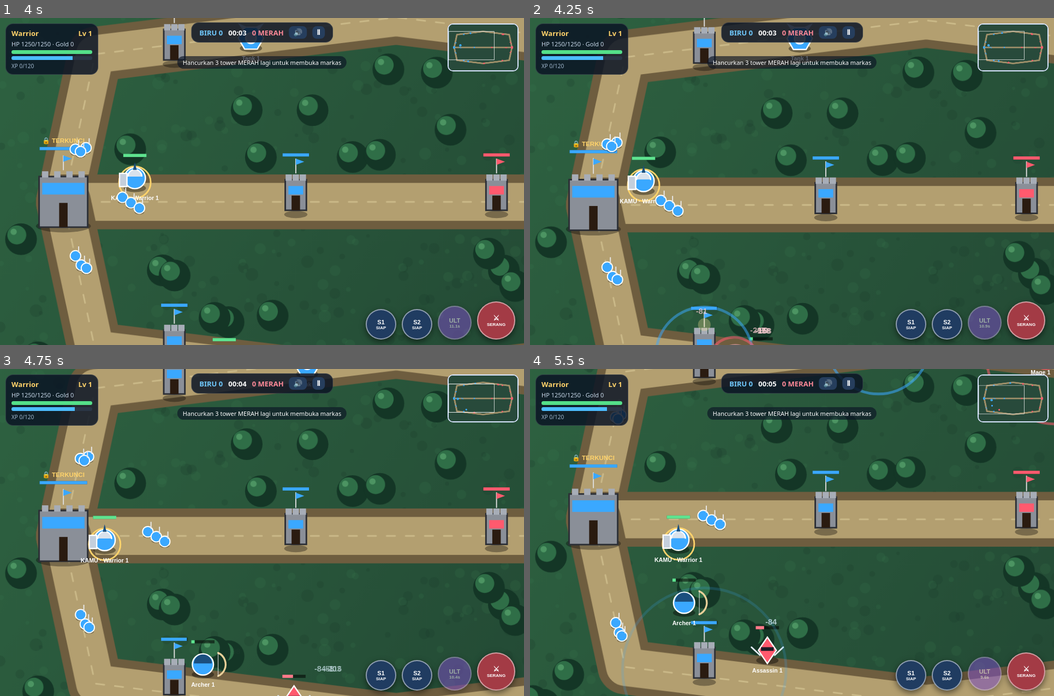
Above: before the commit, frames 1-4 (two rows, left to right).
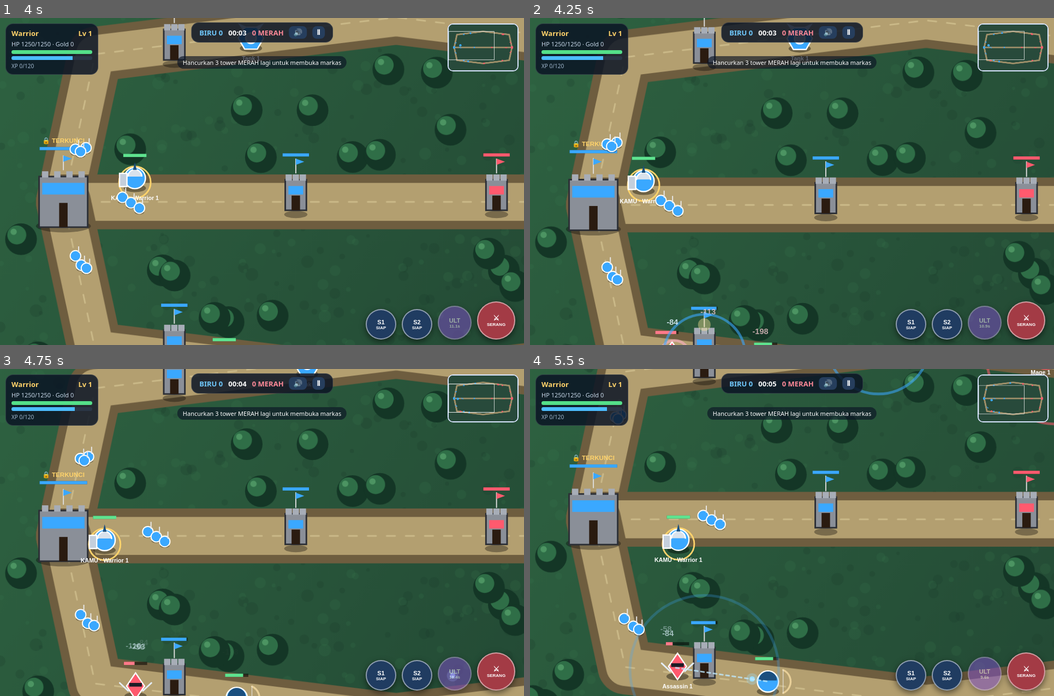
Above: after the commit, the same moments.

Repository: vexelkang-cell/gamepai
Game: browser game, page games/vexel-legend-2-arena/index.html
Two runs of this game, one before a commit and one after it. Both use one fixed random seed, a clock stepped at 60 frames per second and the inputs below.
Inputs:
- Up to frame 1 (4 s): click "MULAI PERTANDINGAN" at 0.27 s; hold Right 1.03-1.53 s; tap Space every 0.5 s from 1.1 to 3.6 s; hold Down 1.58-1.85 s; hold Left 1.9-2.47 s; hold Up 2.52-2.82 s; hold Right 2.87-3.53 s; hold Up 3.58-3.82 s; hold Left from 3.87 s (still down)
- Up to frame 2 (4.25 s): keep holding Left; tap Space at 4.1 s
- Up to frame 3 (4.75 s): release Left at 4.3 s; hold Down 4.35-4.68 s; tap Space at 4.6 s; hold Right from 4.73 s (still down)
- Up to frame 4 (5.5 s): tap Space at 5.1 s; release Right at 5.23 s; hold Down from 5.28 s (still down)

Frame 1 is identical in both runs. In frame 2, 0.7% of the frame differs, in the area x 23-92%, y 12-100%; in frame 3, 1.2%; in frame 4, 2.6%, in the area x 15-90%, y 11-100%.

Commit message:
Set Assassin ultimate dash range to 190

Diff:
--- a/games/vexel-legend-2-arena/index.html
+++ b/games/vexel-legend-2-arena/index.html
@@ -90,7 +90,7 @@
  Warrior:{hp:1250,dmg:95,spd:200,rng:80,mp:300,role:'Petarung Depan',desc:'Tahan pukulan dan maju ke garis depan. S1 hantaman area, S2 terjangan, ULT teriakan perang yang memulihkan darah.',sk:[{t:'aoe',r:150,m:1.6,cd:6,c:60},{t:'dash',d:230,m:1.8,cd:8,c:70},{t:'heal',f:.3,cd:14,c:100}]},
  Mage:{hp:800,dmg:112,spd:185,rng:190,mp:450,role:'Penyihir Jarak Jauh',desc:'Serangan sihir dari jauh. S1 bola api pengejar, S2 ledakan area, ULT ledakan besar yang menghanguskan.',sk:[{t:'proj',m:1.9,cd:5,c:65},{t:'aoe',r:200,m:1.4,cd:7,c:80},{t:'aoe',r:300,m:2.8,cd:14,c:110}]},
  Archer:{hp:880,dmg:88,spd:205,rng:190,mp:350,role:'Pemanah',desc:'Panah cepat dari jarak aman. S1 tiga anak panah sekaligus, S2 panah pengejar, ULT panah penembus besar.',sk:[{t:'spread',m:.9,cd:5,c:60},{t:'proj',m:2,cd:7,c:70},{t:'proj',m:3.5,cd:13,c:110,big:1}]},
- Assassin:{hp:850,dmg:150,spd:245,rng:70,mp:340,role:'Pembunuh',desc:'Cepat dan mematikan. S1 terjangan ke musuh, S2 tebasan area, ULT terjangan jauh dengan kecepatan tinggi.',sk:[{t:'dash',d:300,m:2,cd:6,c:60},{t:'aoe',r:110,m:1.6,cd:7,c:65},{t:'dash',d:380,m:3,cd:13,c:100}]},
+ Assassin:{hp:850,dmg:150,spd:245,rng:70,mp:340,role:'Pembunuh',desc:'Cepat dan mematikan. S1 terjangan ke musuh, S2 tebasan area, ULT terjangan sejauh 190 seperti jangkauan tembak Mage dan Archer.',sk:[{t:'dash',d:300,m:2,cd:6,c:60},{t:'aoe',r:110,m:1.6,cd:7,c:65},{t:'dash',d:190,m:3,cd:13,c:100}]},
  Tank:{hp:1600,dmg:70,spd:175,rng:85,mp:300,role:'Penahan',desc:'Benteng hidup. S1 hantaman dan stun, S2 perisai, ULT hantaman besar dengan penyembuhan.',sk:[{t:'aoe',r:170,m:1.2,cd:7,c:60,stun:1.5},{t:'shield',f:.35,cd:10,c:70},{t:'aoe',r:220,m:1.8,cd:14,c:100,heal:.25}]}
 };
 let U=[],S=[],P=[],FX=[],player=null,run=false,paused=false,time=0,lastWave=-10,kills={blue:0,red:0},gold=0,cam={x:170,y:500},joy={x:0,y:0},keys={},sel='Warrior',view={ox:0,oy:0,w:1,h:1},last=0,frameDt=1/60;
